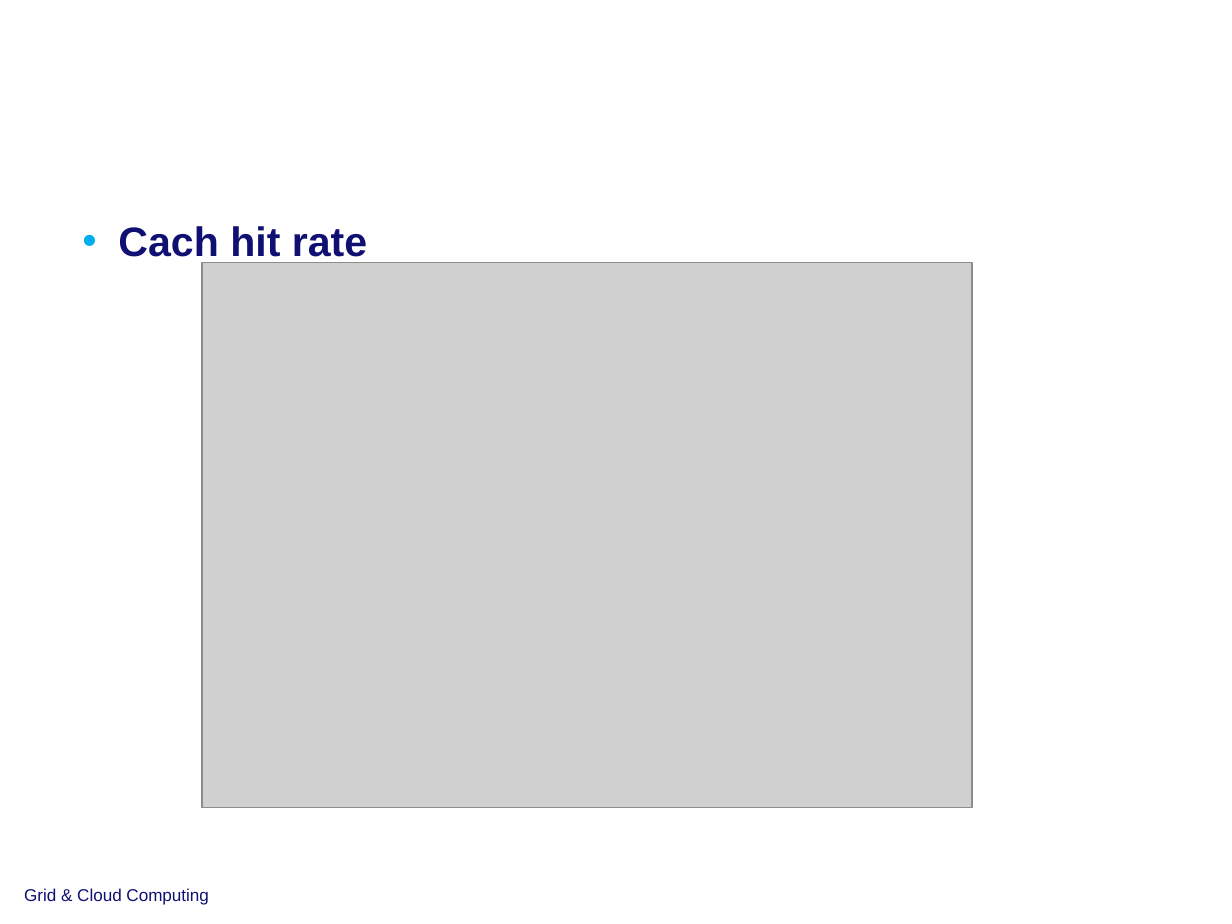
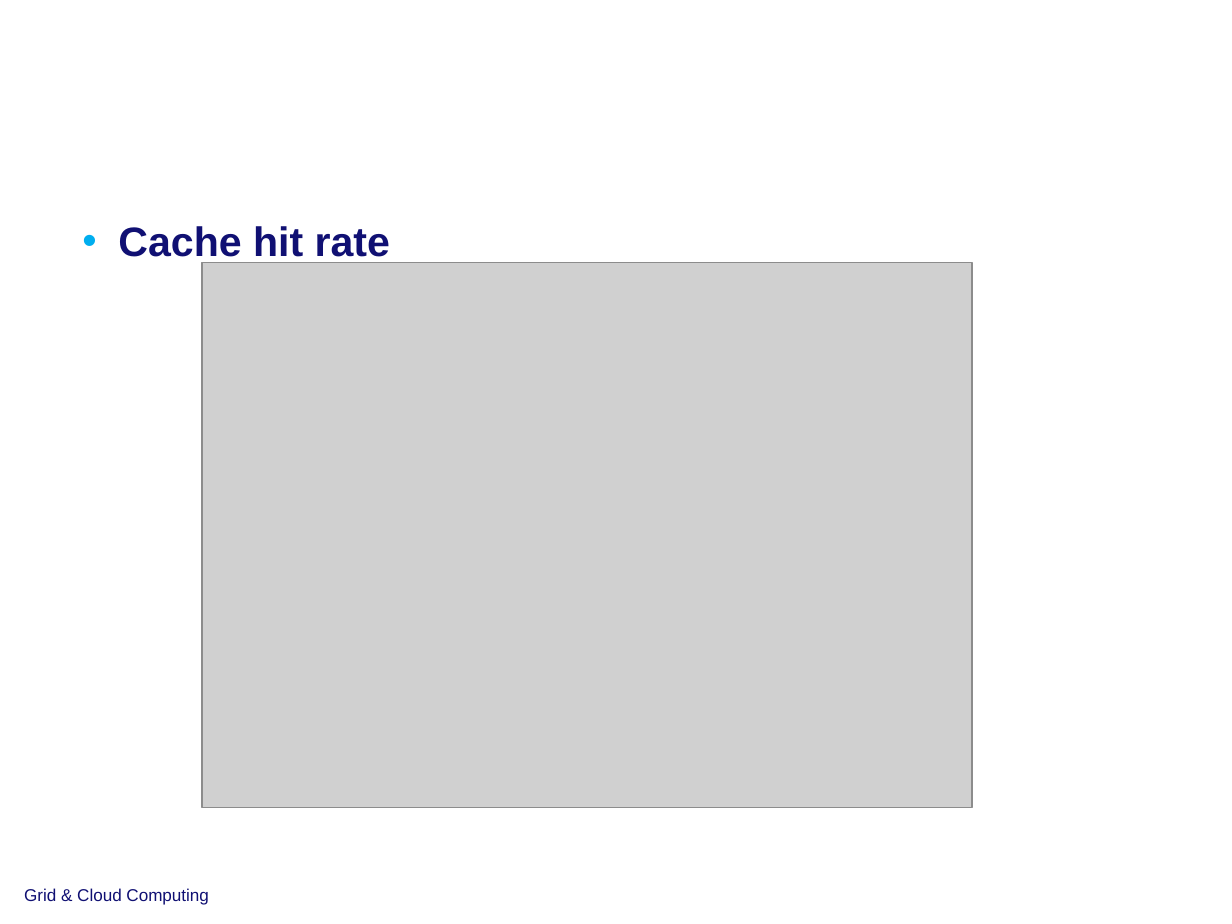
Before and after one commit to nickyadvokaat/GridCloudComputing, a slide deck: slide 14 of presentation/presentation.pptx. Drawn at 1232x924 pixels with LibreOffice and Linux fonts; fonts in the diff are those of the drawing; grey boxes stand for pictures; background and template pictures are left out. Boxes give left, top, right and bottom in pixels: in the first picture for what was removed or moved away, otherwise in the second. Text is boxed around its words. In the diff, an @@ line names an element or a change of style, - is before the commit and + after.

```diff
--- a/presentation/presentation.pptx
+++ b/presentation/presentation.pptx
@@ text at [118, 226, 390, 265]: text changed @@
-• Cach hit rate
+• Cache hit rate
```
Also in this commit, not shown: 12 other slides changed, 1 slide added.
